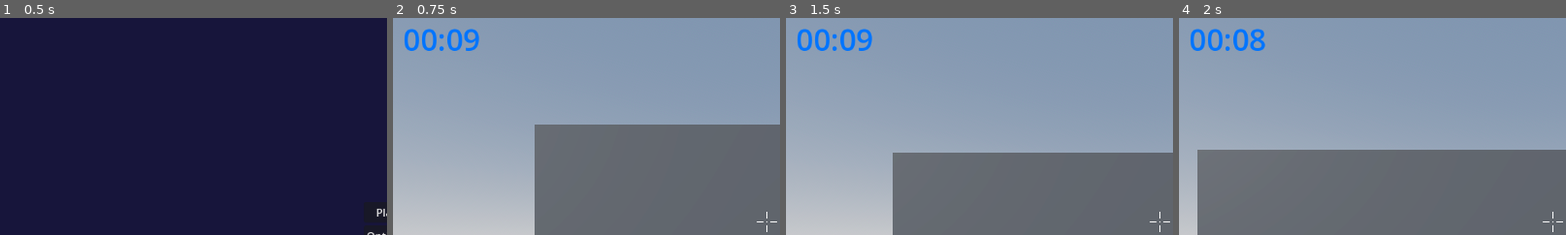
Above: before the commit, frames 1-4 (left to right).
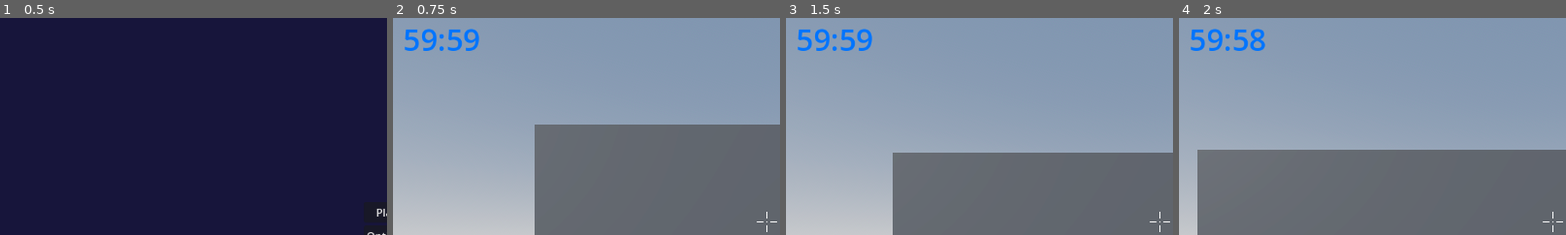
Above: after the commit, the same moments.

Repository: moriartyjk/nova_horizons
Game: Godot game, scene res://scenes/menus/main_menu.tscn
Same seed, same stepped clock (60 frames per second), same inputs: the game is played once before the commit and once after it.
Inputs (mouse positions are % of the whole screen's width and height, from its top left):
- Up to frame 1 (0.5 s): no input
- Up to frame 2 (0.75 s): click "Play" at 0.5 s
- Up to frame 3 (1.5 s): tap Enter (ui_accept) at 1.25 s; move the mouse to (72, 45) at 1.27 s; hold D (move_right) from 1.28 s (still down); click (72, 45) at 1.42 s
- Up to frame 4 (2 s): keep holding D (move_right); tap Enter (ui_accept) at 1.52 s
The pictures show only the part of the screen within x 0-50%, y 0-50%; the shares and areas given below are measured in that part.

Frame 1 is identical in both runs. In frame 2, 0.5% of the frame differs, in the area x 3-19%, y 4-16%; in frame 3, 0.5%; in frame 4, 0.5%.

Commit message:
reset timer to 60 minutes

Diff:
--- a/scenes/ui_elements/timer.tscn
+++ b/scenes/ui_elements/timer.tscn
@@ -1,7 +1,6 @@
-[gd_scene load_steps=3 format=3 uid="uid://d1m18lh8uhi7k"]
+[gd_scene load_steps=2 format=3 uid="uid://d1m18lh8uhi7k"]
 
 [ext_resource type="Script" path="res://scripts/countdown.gd" id="1_oc4hp"]
-[ext_resource type="Script" path="res://scripts/timer_restart.gd" id="2_8qb7n"]
 
 [node name="Timer" type="Control"]
 layout_mode = 3
@@ -23,8 +22,7 @@
 script = ExtResource("1_oc4hp")
 
 [node name="Countdown" type="Timer" parent="CountdownText"]
-wait_time = 10.0
+wait_time = 3600.0
 autostart = true
-script = ExtResource("2_8qb7n")
 
 [connection signal="timeout" from="CountdownText/Countdown" to="CountdownText" method="_on_countdown_timeout"]
